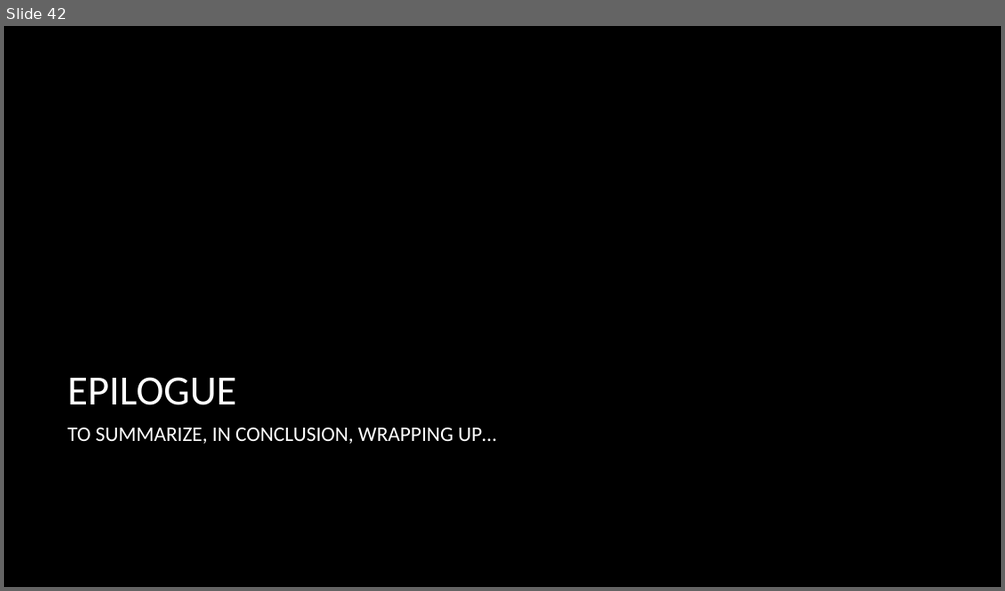
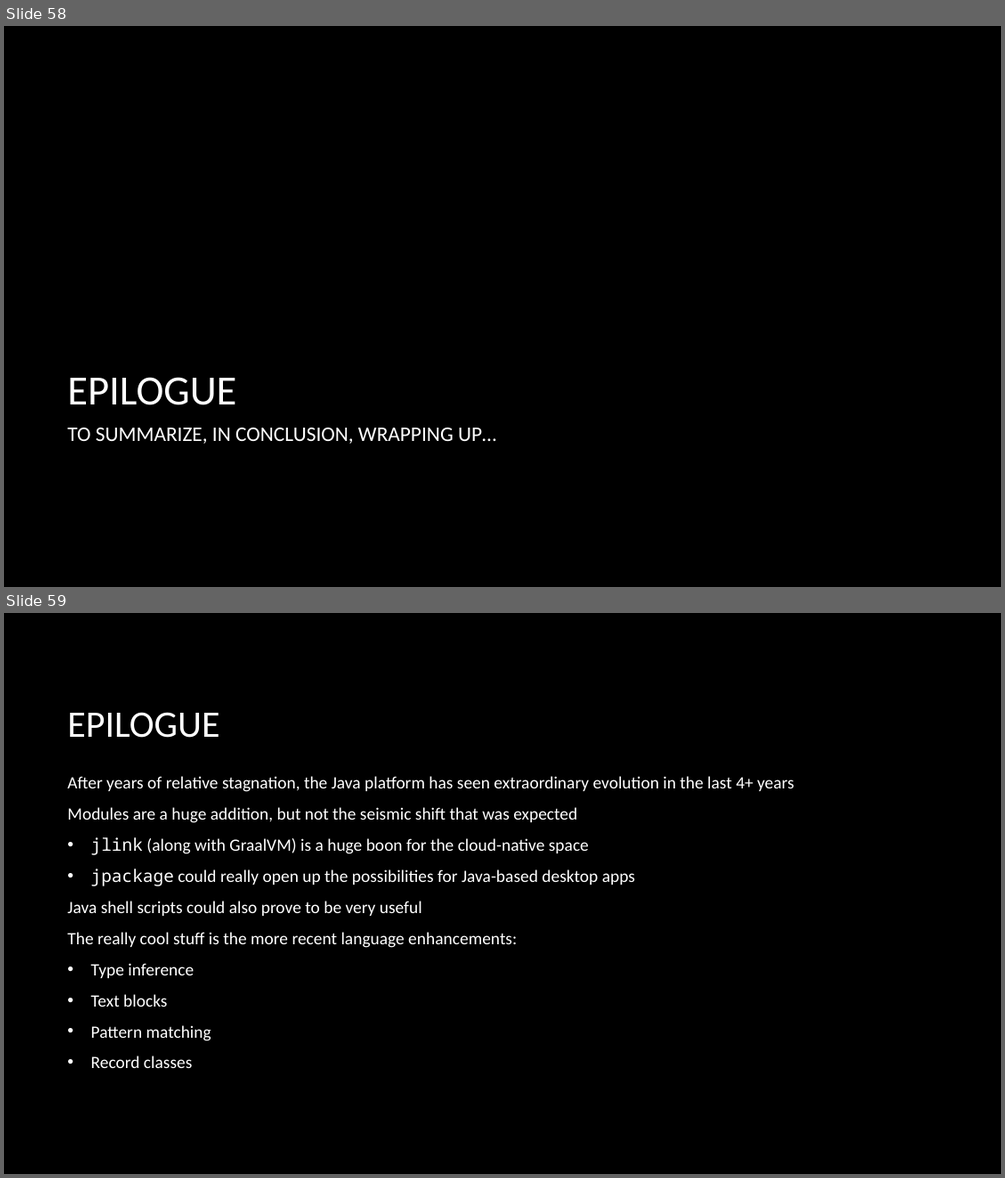
Before and after one commit to macdaddyaz/modern-java, a slide deck: Java 9 and up.pptx. Shown one above the other, each under a label of ours: slide 42 before the commit, slides 58 and 59 after it. The pictures are 1005x591 and 1005x1178 pixels, drawn with LibreOffice and Linux fonts; fonts in the diff are those of the drawing; background and template pictures are left out. Boxes give left, top, right and bottom in pixels: in the first picture for what was removed or moved away, otherwise in the second. Text is boxed around its words. In the diff, an @@ line names an element or a change of style, - is before the commit and + after.

Commit message:
Finished Java 9+ PowerPoint presentation

```diff
--- a/Java 9 and up.pptx
+++ b/Java 9 and up.pptx
@@ slide 59 added at bbox=[4, 613, 1001, 1174], background picture (left out) @@
@@ title added at bbox=[67, 712, 219, 738], 36 pt, text #FFFFFF @@
+EPILOGUE
@@ text added at bbox=[67, 776, 794, 1068], 16.6 pt, text #FFFFFF @@
+After years of relative stagnation, the Java platform has seen extraordinary evolution in the last 4+ years
+Modules are a huge addition, but not the seismic shift that was expected
+• jlink (along with GraalVM) is a huge boon for the cloud-native space
+• jpackage could really open up the possibilities for Java-based desktop apps
+Java shell scripts could also prove to be very useful
+The really cool stuff is the more recent language enhancements:
+• Type inference
+• Text blocks
+• Pattern matching
+• Record classes
@@ what was slide 42 is now slide 58 @@
```
Also in this commit, not shown: 10 slides changed, 16 other slides added, 1 slide removed.
